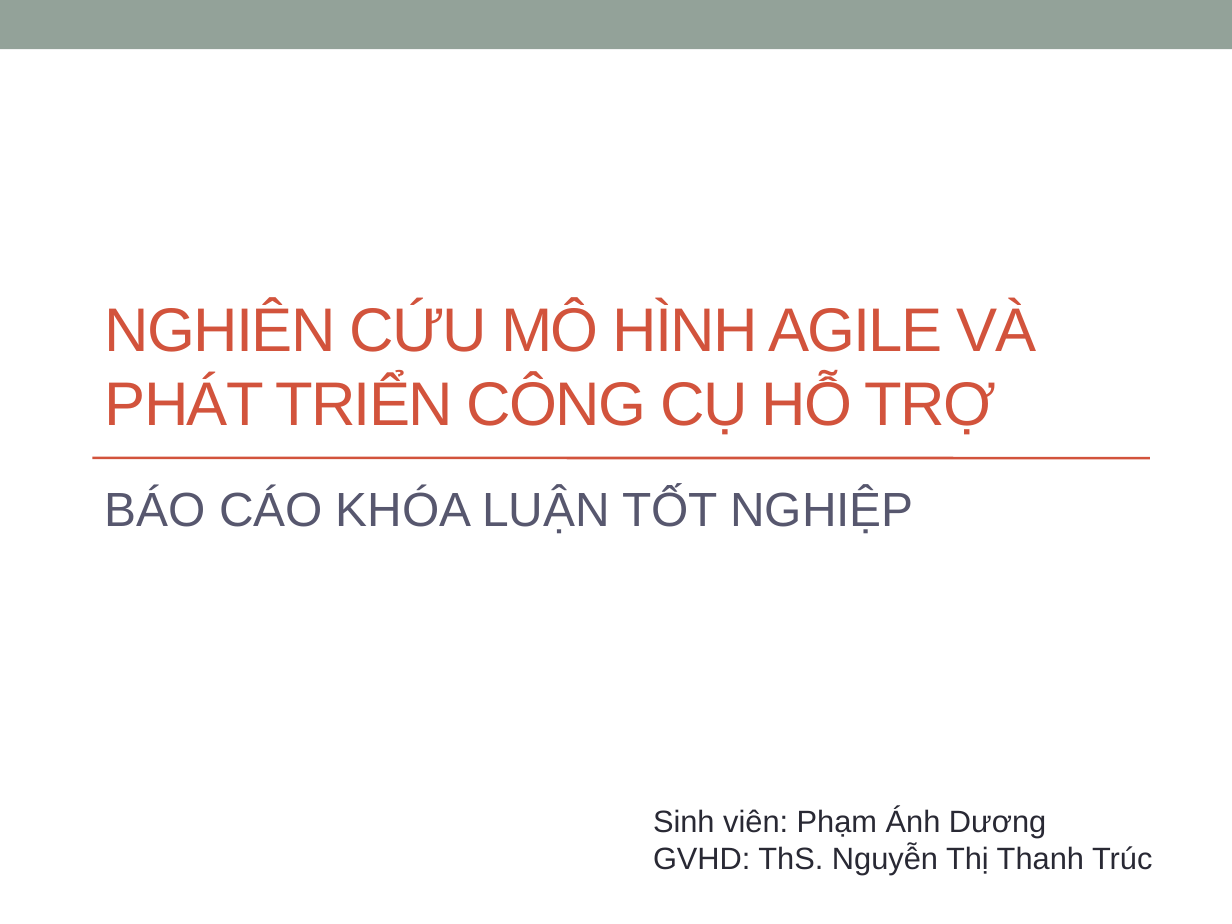
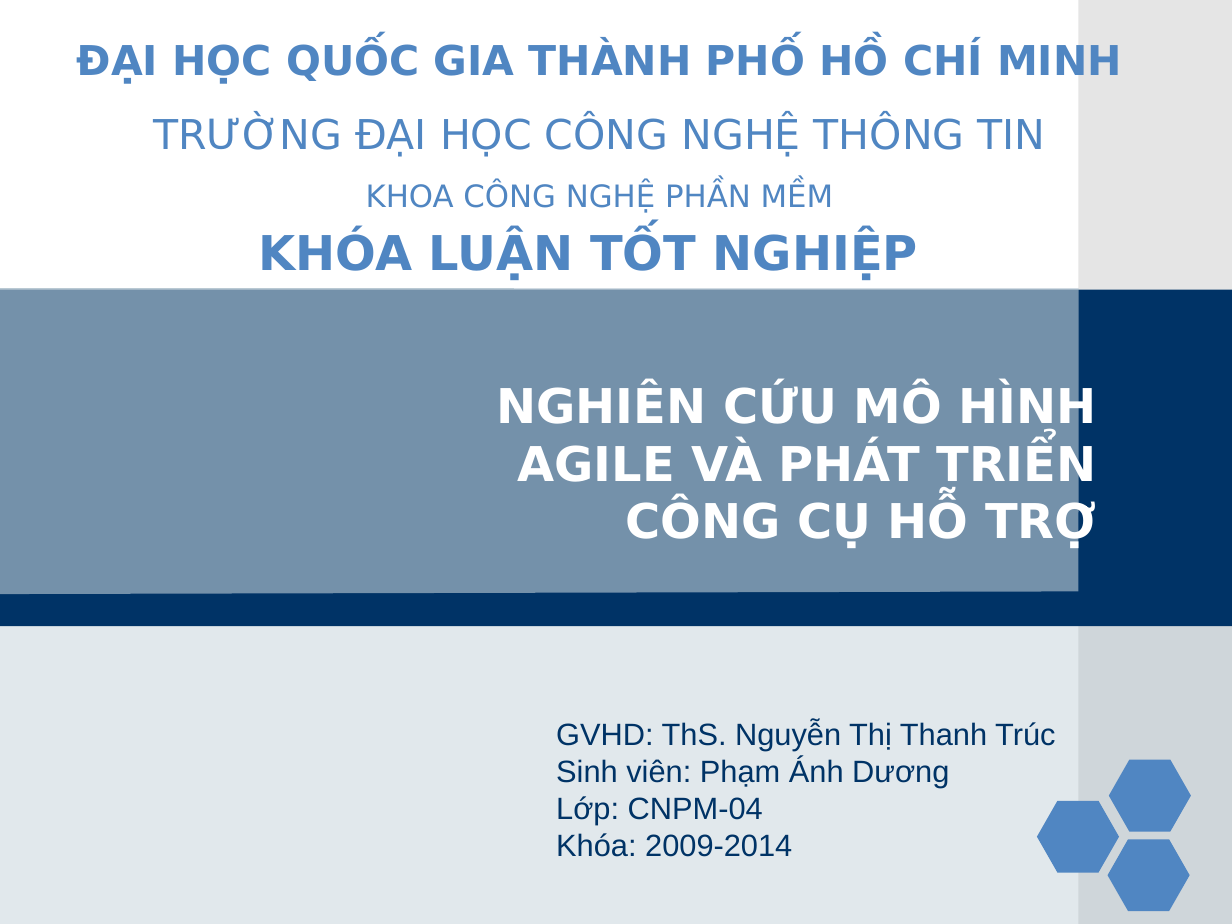
Before and after one commit to phamduong/graduation-project-agile-tool, a slide deck: slide 1 of Báo cáo/Slide.pptx. Drawn at 1232x924 pixels with LibreOffice and Linux fonts; fonts in the diff are those of the drawing; background and template pictures are left out. Boxes give left, top, right and bottom in pixels: in the first picture for what was removed or moved away, otherwise in the second. Text is boxed around its words. In the diff, an @@ line names an element or a change of style, - is before the commit and + after.

```diff
--- a/Báo cáo/Slide.pptx
+++ b/Báo cáo/Slide.pptx
@@ rectangle removed at (0, 0, 1232, 49) @@
@@ rectangle added at (1078, 0, 1232, 924), fill #C0C0C0 at 40% opacity @@
@@ rectangle added at (62, 47, 225, 94), fill #FFFFFF, outline #FFFFFF 2 pt @@
@@ text added at (64, 45, 213, 84), 28 pt, text #5086C2, bold @@
+LOGO
@@ title added at (77, 44, 1122, 213), 24 pt, text #5086C2 @@
+ĐẠI HỌC QUỐC GIA THÀNH PHỐ HỒ CHÍ MINH
+TRƯỜNG ĐẠI HỌC CÔNG NGHỆ THÔNG TIN
+KHOA CÔNG NGHỆ PHẦN MỀM
@@ text added at (259, 231, 918, 280), 28 pt, text #5086C2, bold @@
+KHÓA LUẬN TỐT NGHIỆP
@@ rectangle added at (0, 290, 1232, 626), fill #003366 @@
@@ freeform shape added at (0, 288, 1079, 594), fill #A0B5C4 at 73% opacity @@
@@ subtitle "NGHIÊN CỨU MÔ HÌNH AGILE ...": place and size @@
-subtitle "NGHIÊN CỨU MÔ HÌNH AGILE ..." at (105, 302, 1036, 435)
+subtitle "NGHIÊN CỨU MÔ HÌNH AGILE ..." at (497, 384, 1097, 549)
@@ subtitle "NGHIÊN CỨU MÔ HÌNH AGILE ..." at (497, 384, 1097, 549): size 36 to 28 pt, font Arial to DejaVu Sans, text colour #D2533C to #FFFFFF, letter spacing -1 to 0 pt, bold on; alignment left to right; more space between paragraphs; vertical alignment bottom to top @@
@@ line removed from (92, 458) to (1149, 458) @@
@@ subtitle removed at (105, 488, 913, 534) @@
-BÁO CÁO KHÓA LUẬN TỐT NGHIỆP
@@ rectangle added at (0, 625, 1232, 924), fill #A0B5C4 at 31% opacity @@
@@ text "GVHD: ThS. Nguyễn Thị Thanh ...": place and size @@
-text "GVHD: ThS. Nguyễn Thị Thanh ..." at (653, 808, 1152, 875)
+text "GVHD: ThS. Nguyễn Thị Thanh ..." at (556, 720, 1055, 857)
@@ text at (556, 720, 1055, 750): paragraph added @@
+GVHD: ThS. Nguyễn Thị Thanh Trúc
@@ text at (556, 757, 949, 787): text colour #292934 to #003366 in "Sinh viên: Phạm Ánh Dương" @@
@@ hexagon added at (1109, 760, 1191, 832), fill #5086C2 @@
@@ text at (556, 796, 792, 857): text changed; text colour #292934 to #003366 @@
-GVHD: ThS. Nguyễn Thị Thanh Trúc
+Lớp: CNPM-04
+Khóa: 2009-2014
@@ hexagon added at (1037, 801, 1120, 872), fill #5086C2 @@
@@ hexagon added at (1108, 839, 1190, 910), fill #5086C2 @@
```
Also in this commit, not shown: 1 other slide changed, 23 slides added, 4 slides removed, 21 other files.
